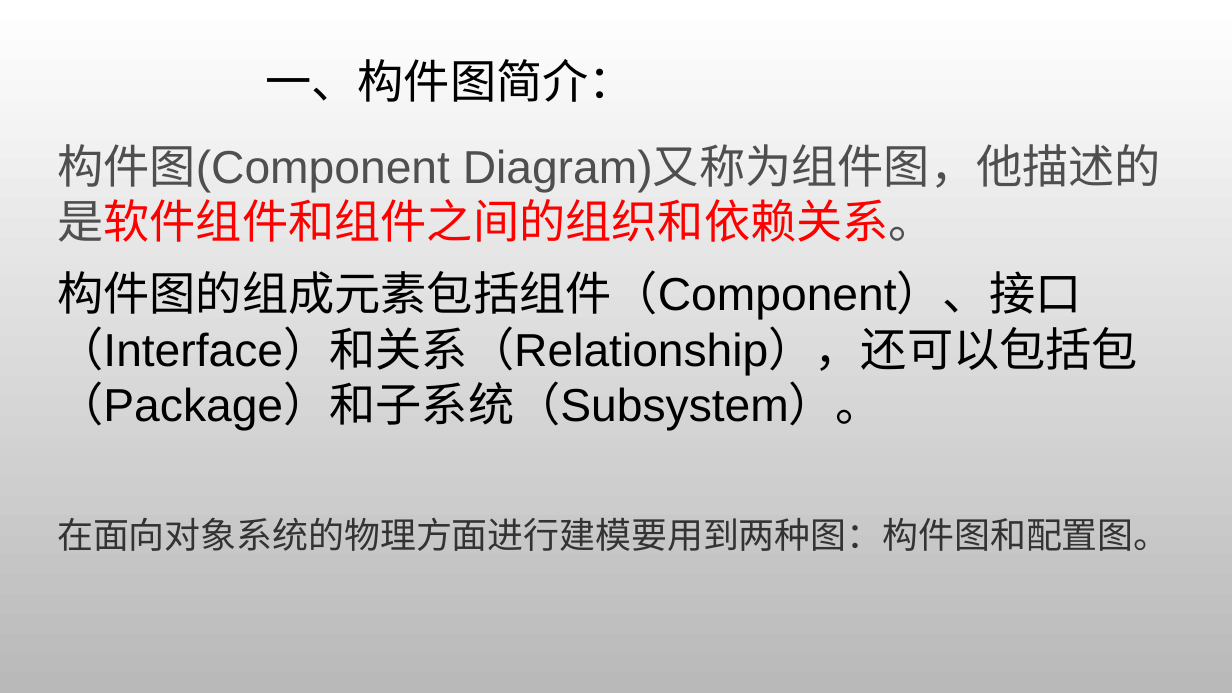
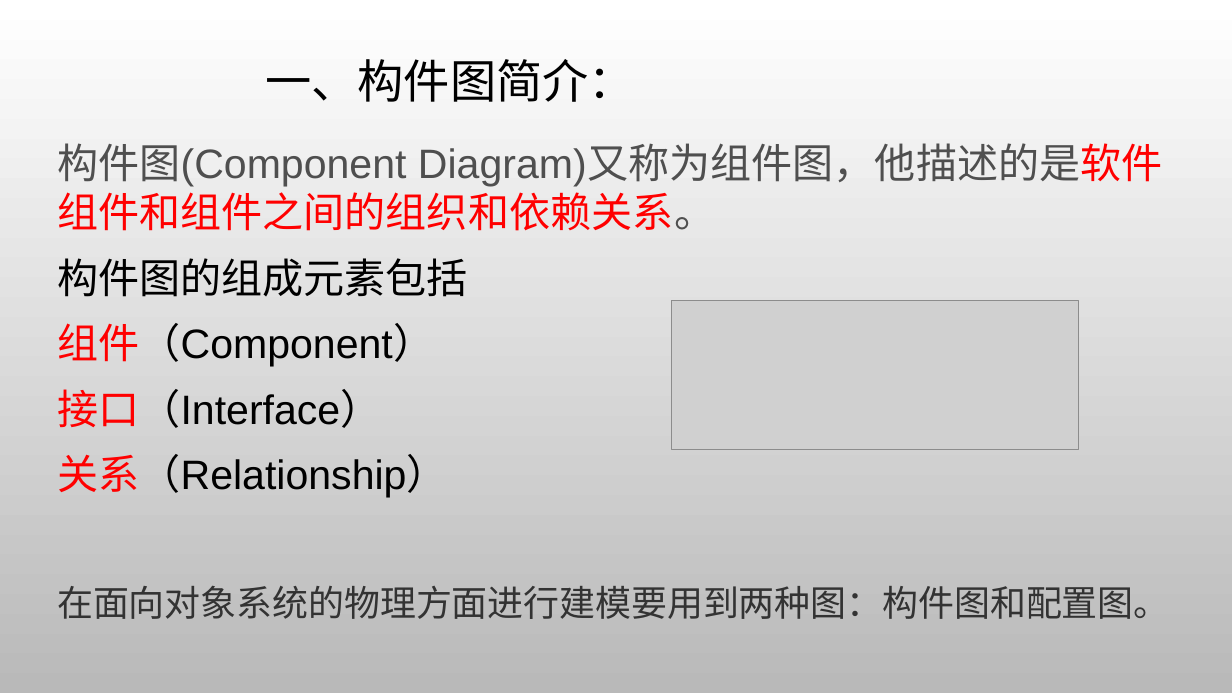
Before and after one commit to wyrda6/PRD2018-G17, a slide deck: slide 12 of 非受控文档/翻转课堂/UML基础3.pptx. Drawn at 1232x693 pixels with LibreOffice and Linux fonts; fonts in the diff are those of the drawing; grey boxes stand for pictures; background and template pictures are left out. Boxes give left, top, right and bottom in pixels: in the first picture for what was removed or moved away, otherwise in the second. Text is boxed around its words. In the diff, an @@ line names an element or a change of style, - is before the commit and + after.

```diff
--- a/非受控文档/翻转课堂/UML基础3.pptx
+++ b/非受控文档/翻转课堂/UML基础3.pptx
@@ text at (x1=57, y1=143, x2=1163, y2=231): size 36 to 32 pt in "构件图(Component Diagram)又称为组件图，他描述的是软件组件和组件之间的组织和依赖关系。" @@
@@ text at (x1=57, y1=258, x2=468, y2=498): text changed; size 36 to 32 pt @@
-构件图的组成元素包括组件（Component）、接口（Interface）和关系（Relationship），还可以包括包（Package）和子系统（Subsystem）。
+构件图的组成元素包括
+组件（Component）
+接口（Interface）
+关系（Relationship）
@@ picture added at (x1=672, y1=300, x2=1079, y2=450) @@
```
Also in this commit, not shown: 24 other slides changed, 7 slides added, 13 slides removed.
